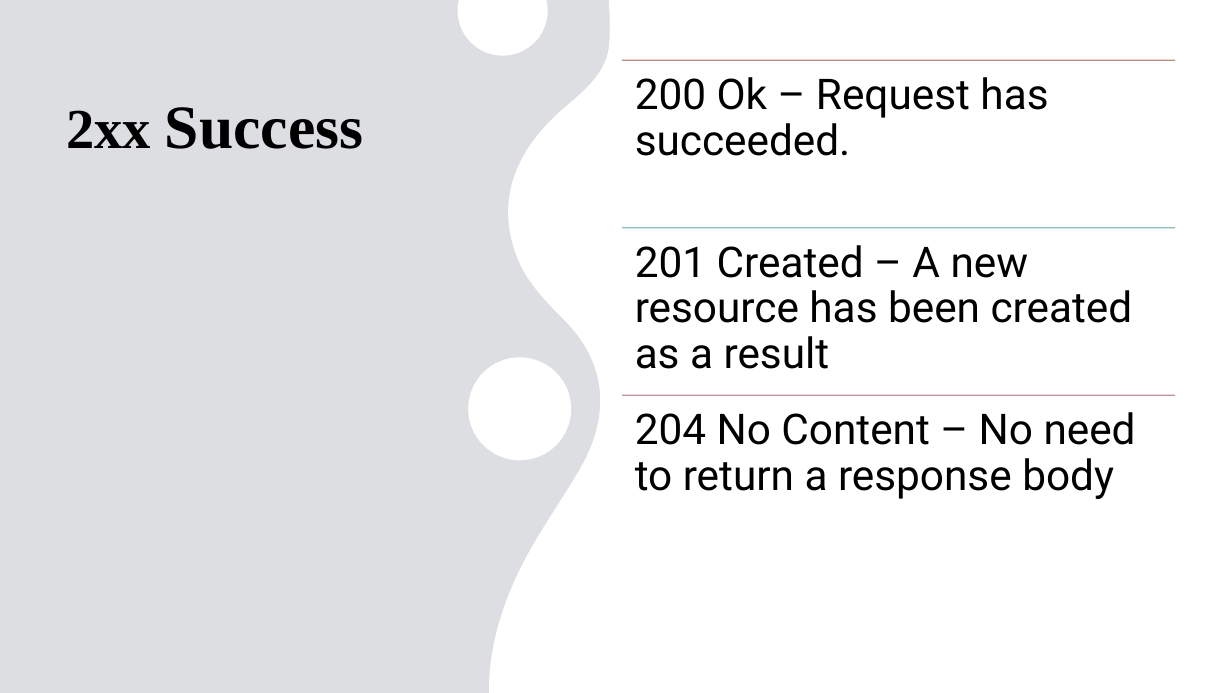
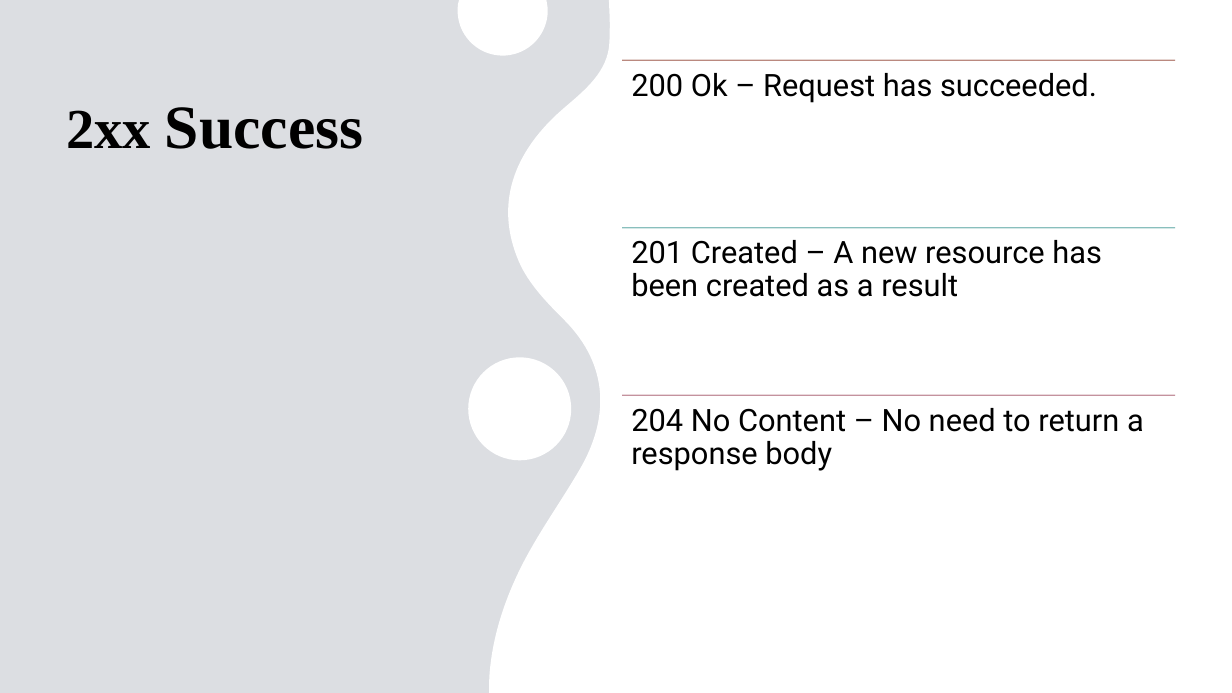
Before and after one commit to ngocson1603/khoaluanword, a slide deck: slide 46 of thuctapword/Báo cáo.pptx. Drawn at 1232x693 pixels with LibreOffice and Linux fonts; fonts in the diff are those of the drawing. Boxes give left, top, right and bottom in pixels: in the first picture for what was removed or moved away, otherwise in the second. Text is boxed around its words. In the diff, an @@ line names an element or a change of style, - is before the commit and + after.

```diff
--- a/thuctapword/Báo cáo.pptx
+++ b/thuctapword/Báo cáo.pptx
@@ size 33 to 24 pt; less space between paragraphs in 3 elements at [631, 73, 1097, 103], [631, 240, 1102, 297], [631, 408, 1144, 471] @@
```
Also in this commit, not shown: 25 other slides changed.
